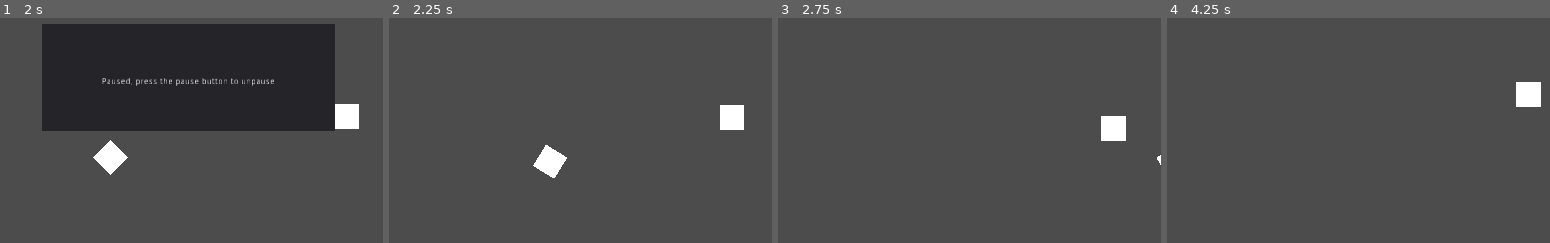
Above: before the commit, frames 1-4 (left to right).
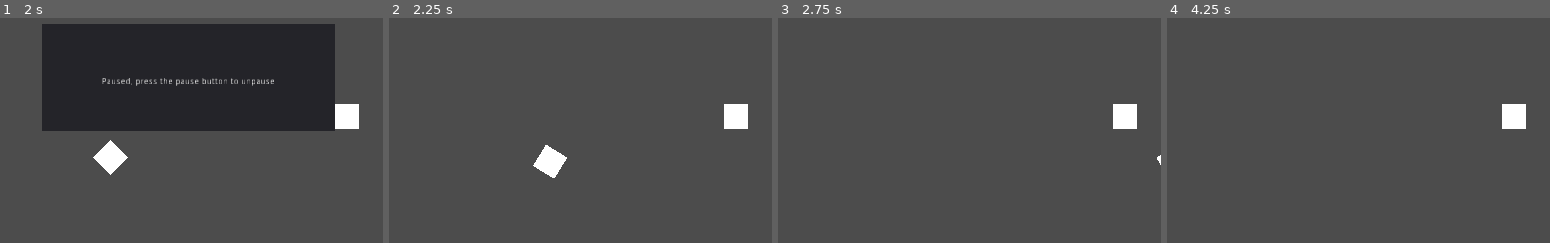
Above: after the commit, the same moments.

Repository: Noviv/BismarkUnchained
Game: Godot game, scene res://scenes/Main/Main.tscn
Two runs of this game, one before a commit and one after it. Both use one fixed random seed, a clock stepped at 60 frames per second and the inputs below. This scene is started directly instead of the project's main scene.
Inputs (mouse positions are % of the whole screen's width and height, from its top left):
- Up to frame 1 (2 s): tap Enter at 0.5 s; move the mouse to (75, 45) at 0.52 s; hold D (player_right) 0.53-1.28 s; tap Space at 1.25 s; move the mouse to (31, 55) at 1.27 s; hold S (player_down) from 1.28 s (still down)
- Up to frame 2 (2.25 s): tap Enter at 2 s; move the mouse to (63, 28) at 2.02 s; release S (player_down) at 2.03 s; hold D (player_right) from 2.03 s (still down)
- Up to frame 3 (2.75 s): keep holding D (player_right)
- Up to frame 4 (4.25 s): move the mouse to (47, 70) at 2.77 s; release D (player_right) at 2.78 s; hold W (player_up) 2.78-3.53 s; move the mouse to (84, 65) at 3.52 s; hold A (player_left) from 3.53 s (still down)
The pictures show only the part of the screen within x 26-76%, y 38-88%; the shares and areas given below are measured in that part.

Frame 1 is identical in both runs. In frame 2, 0.3% of the frame differs, in the area x 86-94%, y 38-50%; in frame 3, 1.0%; in frame 4, 1.4%, in the area x 87-98%, y 28-50%.
Error after the commit: Parse Error: Parse error: Spaces used before tabs on a line (res://scenes/Enemy/Enemy.gd:24)

Commit message:
Add enemy FOV shooting and health (#30)
Closes #23 and #21

Diff:
--- a/BismarkUnchained/scenes/Enemy/Enemy.gd
+++ b/BismarkUnchained/scenes/Enemy/Enemy.gd
@@ -1,15 +1,34 @@
 extends KinematicBody2D
 
-signal enemy_hit
+onready var sprite = preload("res://scenes/Bullet/Bullet.tscn")
+var time_left = 0
+var health
+
+func _ready():
+	health = 100
 
 func damage():
-	print('hit enemy')
+	health -= 20
 
 func _process(delta):
+	var time_scale = get_node("/root/Main").get_time_delta()
+	if(health <= 0):
+		queue_free()
+		pass
 	var pos = get_global_position()
 	var player_pos = get_node("../../Player/PlayerBody").get_global_position()
 	var dir = (player_pos - pos).normalized()
-	var collision = move_and_collide(dir * get_node("/root/Main").get_time_delta())
-	if collision:
-		print("hit")
-		dir = dir.bounce(collision.normal)
+	var collision = move_and_collide(dir * time_scale)
+	var aim_speed = deg2rad(1)*3.2
+	if get_angle_to(player_pos) > 0:
+    	rotation += aim_speed * time_scale
+	elif get_angle_to(player_pos) < 0:
+    	rotation -= aim_speed * time_scale
+	if get_angle_to(player_pos) < 0.5 && get_angle_to(player_pos) > -0.5 && time_left < 0 && player_pos.distance_to(pos) > 150:
+		var s = sprite.instance()
+		s.get_node("Body").velocity = Vector2(player_pos.x - pos.x, player_pos.y - pos.y).normalized() * 100
+		get_parent().add_child(s)
+		s.global_position = Vector2(pos.x - .4*(pos.x - player_pos.x)/2, pos.y - .4*(pos.y - player_pos.y)/2)
+		time_left = .5
+	else:
+		time_left -= delta * time_scale
Not shown: 5 places in BismarkUnchained/scenes/Bullet/Bullet.tscn that only renumber resources
